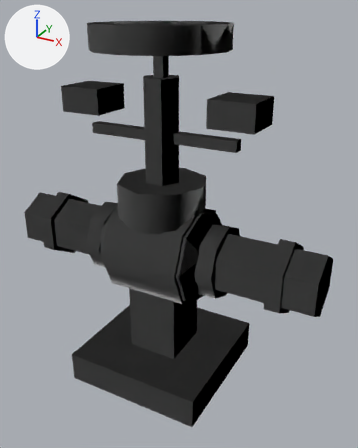
An edit to the OBJ model game/content/items/9115.obj, drawn before and after from the same camera.
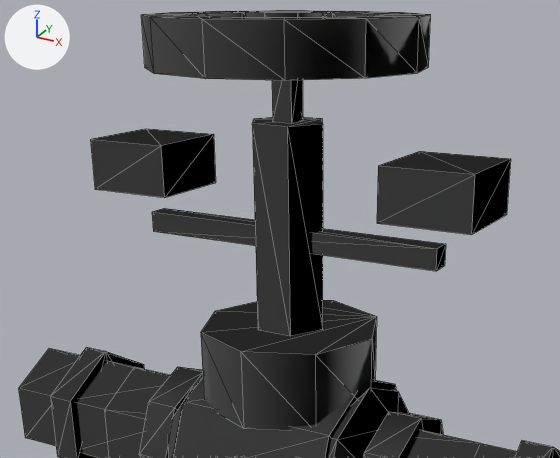
Old and new are each drawn whole from a 50 mm camera at (0.486, -0.816, 0.397) aimed at (0.032, 0.01, -0.016) and again close up on the part from 4% to 84% of the width and 3% to 55% of the height. The axes (+X, +Y, +Z) are drawn at upper left. The lights are the same throughout. The last two pictures show the newer version. The close-ups show mesh edges as thin lines. Where no turn or scale is listed for an object, it has been applied to the vertices.

Script lines for the objects in view, before the commit:
```python
me_9115 = bpy.data.meshes.new('9115')
me_9115.from_pydata(...)  # 344 vertices, 600 faces; spans x -0.34..0.34, y -0.15..0.15, z -0.373..0.373
ob_9115 = bpy.data.objects.new('9115', me_9115)
ob_9115.location = (0.0, 0.0, 0.0)
```
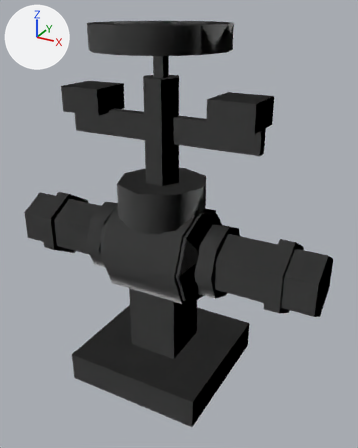
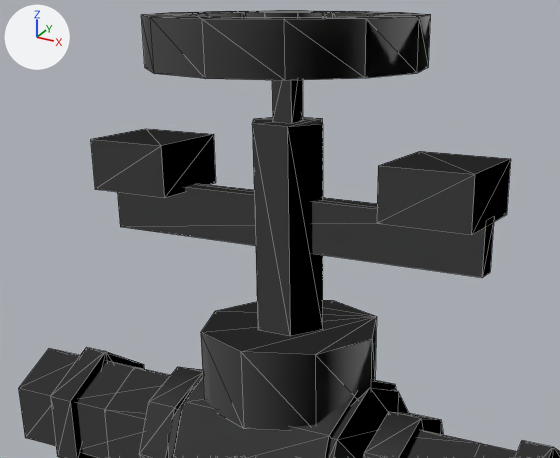
Pixel boxes (x1, y1, x2, y2) of what changed, in the close-ups (560 x 458 px; the box of a moved part takes in the faces that stretch with it):
part 1 of me_9115, moved or reshaped: before (152, 208, 446, 271); after (117, 183, 494, 278)

The change in detail:
me_9115 has 344 vertices, 600 faces and spans x -0.34..0.34, y -0.15..0.15, z -0.373..0.373.
me_9115 is used by ob_9115; location (0.0, 0.0, 0.0).
me_9115 part 1: the loose piece of 8 vertices spanning x -0.16..0.16, y -0.01..0.01, z 0.157..0.177 is scaled about its middle by (1.28, 1, 2.46), then moved by (0.0, 0.0, 0.015).
